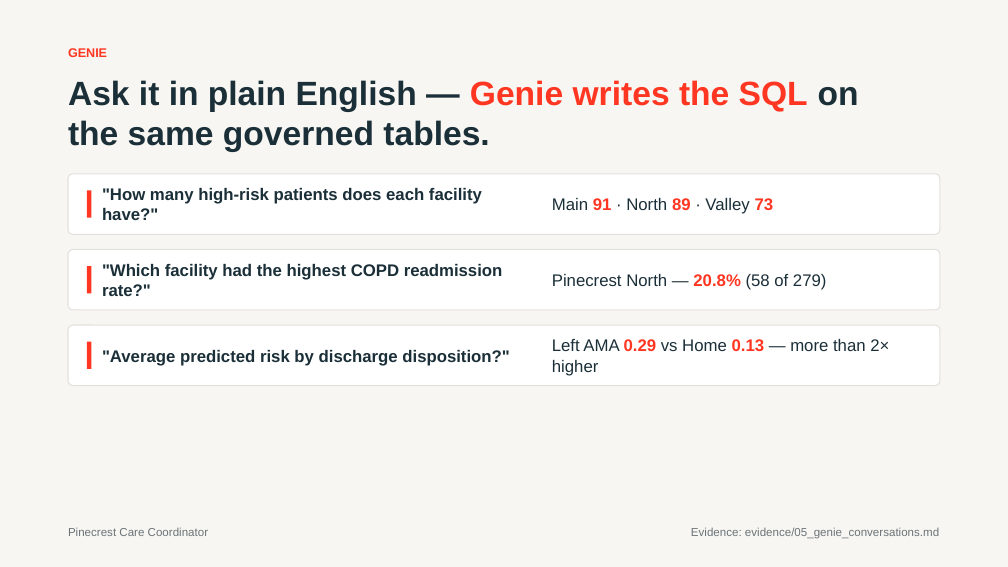
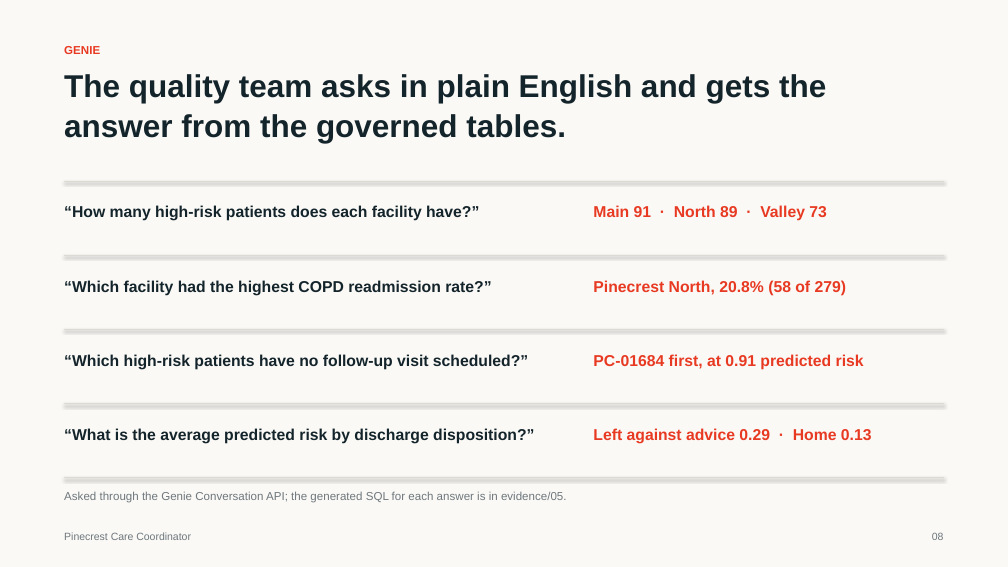
Before and after one commit to naradbx-dsa-blaze/pinecrest-readmission-journey, a slide deck: slide 8 of deck/Pinecrest Care Coordinator.pptx (slide 6 before the commit). Drawn at 1008x567 pixels with LibreOffice and Linux fonts; fonts in the diff are those of the drawing. Boxes give left, top, right and bottom in pixels: in the first picture for what was removed or moved away, otherwise in the second. Text is boxed around its words. In the diff, an @@ line names an element or a change of style, - is before the commit and + after.

```diff
--- a/deck/Pinecrest Care Coordinator.pptx
+++ b/deck/Pinecrest Care Coordinator.pptx
@@ background #F7F6F2 to #FFFFFF @@
@@ rectangle added at <box>0,0,1008,567</box>, fill #FAF9F6 @@
@@ text "GENIE" at <box>64,46,100,54</box>: size 12 to 11 pt, text colour #FF3621 to #E83A22; line spacing 1 to 1.1; more space between paragraphs @@
@@ text at <box>64,74,826,143</box>: text changed; size 32 to 30 pt; text colour #1B2F38 to #14242B @@
-Ask it in plain English — Genie writes the SQL on the same governed tables.
+The quality team asks in plain English and gets the answer from the governed tables.
@@ rounded rectangle removed at <box>68,174,940,234</box> @@
@@ text at <box>64,205,479,221</box>: text changed; size 16 to 15 pt; text colour #1B2F38 to #14242B @@
-"How many high-risk patients does each facility have?"
+“How many high-risk patients does each facility have?”
@@ line added from (64, 181) to (944, 181), #DDDAD3 0.75 pt @@
@@ rectangle removed at <box>87,191,91,218</box> @@
@@ text "Main 91 · North 89 ...": place and size @@
-text "Main 91 · North 89 ..." at <box>552,198,774,214</box>
+text "Main 91 · North 89 ..." at <box>593,205,827,221</box>
@@ text "Main 91 · North 89 ..." at <box>593,205,827,221</box>: size 16 to 15 pt; text colour #1B2F38 to #E83A22, bold on in "Main · North · Valley"; text colour #FF3621 to #E83A22 in "91 89 73"; line spacing 1 to 1.1; more space between paragraphs; vertical alignment middle to top @@
@@ line added from (64, 256) to (944, 256), #DDDAD3 0.75 pt @@
@@ rounded rectangle removed at <box>68,250,940,310</box> @@
@@ rectangle removed at <box>87,266,91,293</box> @@
@@ text at <box>64,280,491,296</box>: text changed; size 16 to 15 pt; text colour #1B2F38 to #14242B @@
-"Which facility had the highest COPD readmission rate?"
+“Which facility had the highest COPD readmission rate?”
@@ text at <box>593,280,847,296</box>: text changed; size 16 to 15 pt; text colour #1B2F38 to #E83A22; bold on @@
-Pinecrest North — 20.8% (58 of 279)
+Pinecrest North, 20.8% (58 of 279)
@@ rounded rectangle removed at <box>68,325,940,386</box> @@
@@ line added from (64, 330) to (944, 330), #DDDAD3 0.75 pt @@
@@ text added at <box>64,354,528,370</box>, 15 pt, text #14242B, bold @@
+“Which high-risk patients have no follow-up visit scheduled?”
@@ rectangle removed at <box>87,342,91,369</box> @@
@@ text added at <box>593,354,864,370</box>, 15 pt, text #E83A22, bold @@
+PC-01684 first, at 0.91 predicted risk
@@ line added from (64, 404) to (944, 404), #DDDAD3 0.75 pt @@
@@ text at <box>64,428,534,444</box>: text changed; size 16 to 15 pt; text colour #1B2F38 to #14242B @@
-"Average predicted risk by discharge disposition?"
+“What is the average predicted risk by discharge disposition?”
@@ vertical alignment middle to top in 5 elements at <box>64,280,491,296</box>, <box>64,205,479,221</box>, <box>593,280,847,296</box>, <box>64,428,534,444</box>, <box>593,428,872,444</box> @@
@@ text at <box>593,428,872,444</box>: text changed; size 16 to 15 pt; text colour #1B2F38 to #E83A22; bold on @@
-Left AMA 0.29 vs Home 0.13 — more than 2× higher
+Left against advice 0.29 · Home 0.13
@@ line added from (64, 478) to (944, 478), #DDDAD3 0.75 pt @@
@@ text added at <box>64,491,567,503</box>, 11 pt, text #6E777C @@
+Asked through the Genie Conversation API; the generated SQL for each answer is in evidence/05.
@@ text "Pinecrest Care Coordinator" at <box>64,532,191,540</box>: size 11 to 10 pt, text colour #6B7378 to #6E777C; line spacing 1 to 1.1; more space between paragraphs @@
@@ text removed at <box>691,527,939,539</box> @@
-Evidence: evidence/05_genie_conversations.md
@@ text added at <box>932,533,944,540</box>, 10 pt, text #6E777C @@
+08
```
Also in this commit, not shown: 9 slides added, 7 slides removed, 5 other files.
